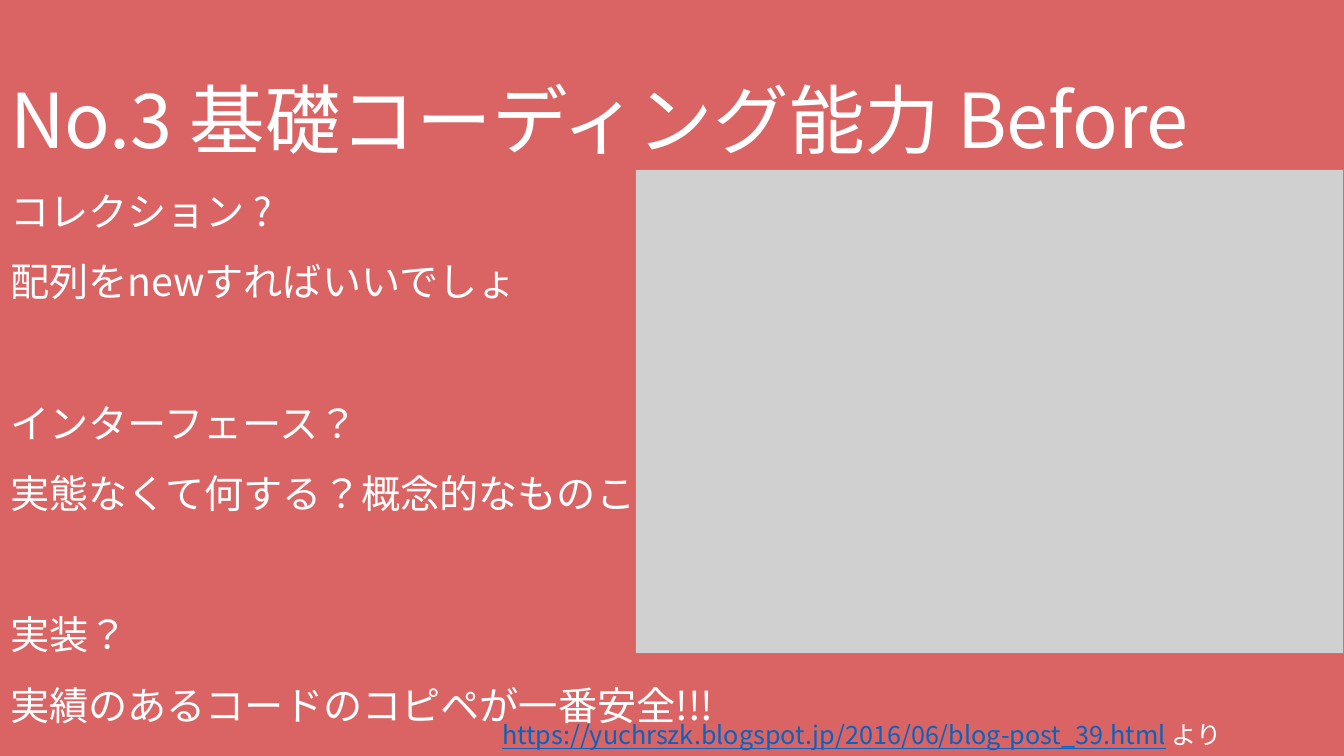
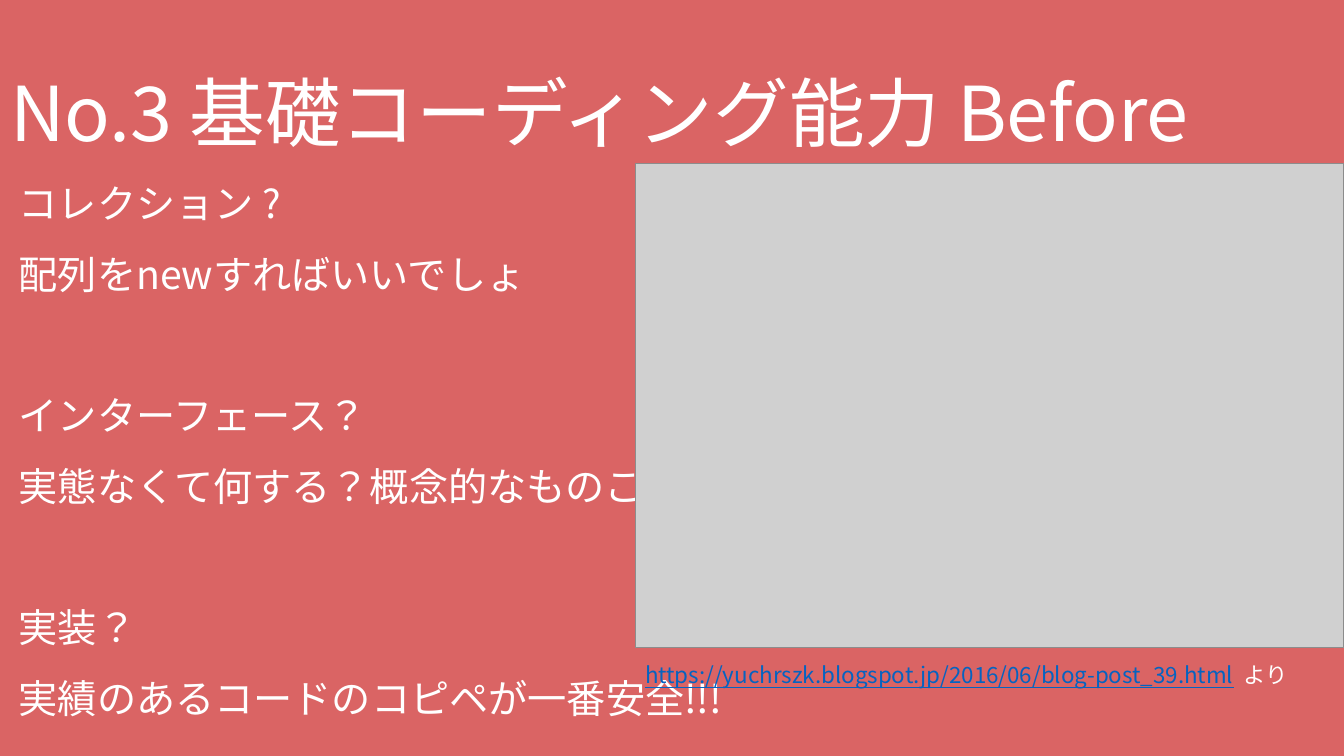
Before and after one commit to RitsIkeda/java-training, a slide deck: slide 5 of result_presentation/java-study-presentation.pptx. Drawn at 1344x756 pixels with LibreOffice and Linux fonts; fonts in the diff are those of the drawing; grey boxes stand for pictures. Boxes give left, top, right and bottom in pixels: in the first picture for what was removed or moved away, otherwise in the second. Text is boxed around its words. In the diff, an @@ line names an element or a change of style, - is before the commit and + after.

```diff
--- a/result_presentation/java-study-presentation.pptx
+++ b/result_presentation/java-study-presentation.pptx
@@ title "No.3 基礎コーディング能力 Before コレクション ? ..." rewrapped from (10,84,1188,731) to (10,77,1188,716) @@
@@ picture: place and size @@
-picture at (635,169,1344,653)
+picture at (635,164,1344,648)
@@ text "https://yuchrszk.blogspot.jp/2016/06/blog-post_39.html より": place and size @@
-text "https://yuchrszk.blogspot.jp/2016/06/blog-post_39.html より" at (502,718,1222,750)
+text "https://yuchrszk.blogspot.jp/2016/06/blog-post_39.html より" at (645,665,1288,689)
@@ text "https://yuchrszk.blogspot.jp/2016/06/blog-post_39.html より" at (645,665,1288,689): size 18 to 16 pt @@
```
Also in this commit, not shown: 4 other slides changed.
